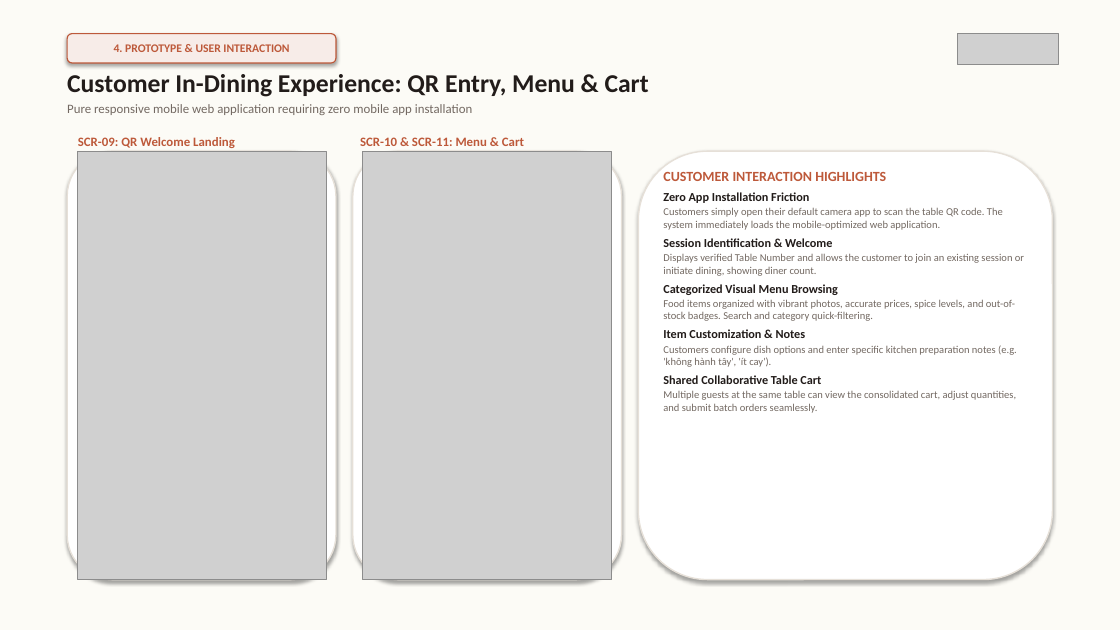
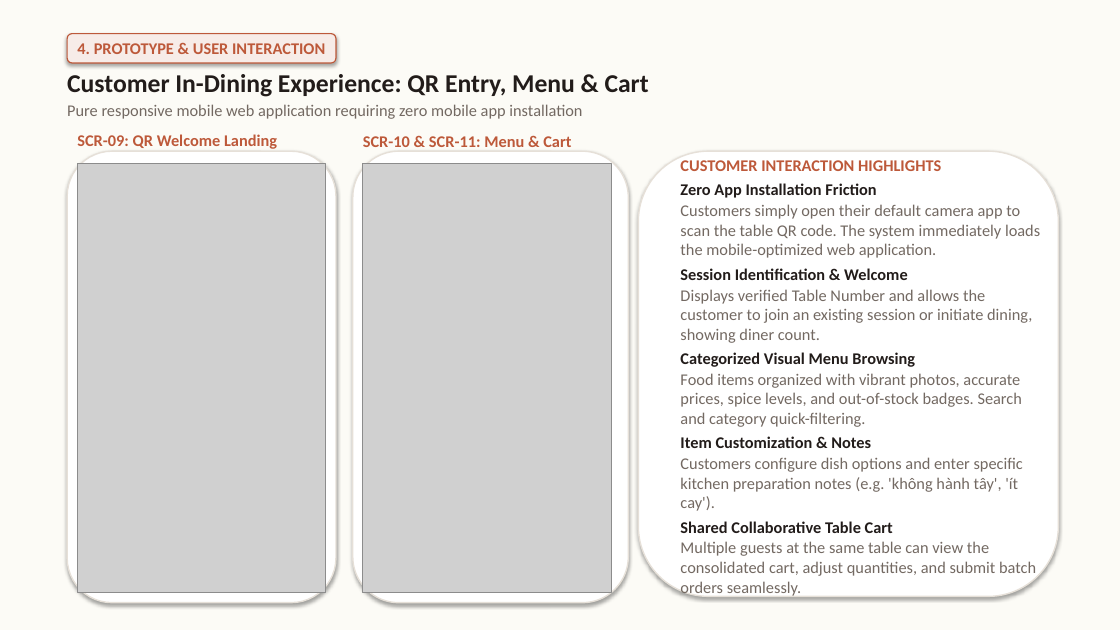
Before and after one commit to GROUP6-ROMS/Restaurant-Ordering-Management-System-ROMS, a slide deck: slide 12 of Documents/ROMS_Project_and_RDS_Overview.pptx. Drawn at 1120x630 pixels with LibreOffice and Linux fonts; fonts in the diff are those of the drawing; grey boxes stand for pictures. Boxes give left, top, right and bottom in pixels: in the first picture for what was removed or moved away, otherwise in the second. Text is boxed around its words. In the diff, an @@ line names an element or a change of style, - is before the commit and + after.

```diff
--- a/Documents/ROMS_Project_and_RDS_Overview.pptx
+++ b/Documents/ROMS_Project_and_RDS_Overview.pptx
@@ rounded rectangle "4. PROTOTYPE & USER INTERACTION" at (67, 34, 336, 63): size 10 to 14 pt @@
@@ picture removed at (958, 34, 1059, 65) @@
@@ text at (67, 104, 582, 119): size 11 to 14 pt in "Pure responsive mobile web application requiring zero ..." @@
@@ text "SCR-09: QR Welcome Landing" at (77, 134, 277, 149): size 11 to 14 pt @@
@@ text "SCR-10 & SCR-11: Menu & ..." at (363, 136, 571, 147): size 11 to 14 pt @@
@@ rounded rectangle: place and size @@
-rounded rectangle at (67, 151, 336, 580)
+rounded rectangle at (67, 151, 336, 602)
@@ picture: place and size @@
-picture at (78, 151, 327, 580)
+picture at (77, 164, 326, 592)
@@ rounded rectangle: place and size @@
-rounded rectangle at (353, 151, 622, 580)
+rounded rectangle at (353, 151, 628, 602)
@@ picture: place and size @@
-picture at (363, 151, 612, 580)
+picture at (363, 164, 612, 592)
@@ rounded rectangle: place and size @@
-rounded rectangle at (639, 151, 1053, 580)
+rounded rectangle at (639, 151, 1059, 597)
@@ text "CUSTOMER INTERACTION HIGHLIGHTS": place and size @@
-text "CUSTOMER INTERACTION HIGHLIGHTS" at (663, 172, 1024, 413)
+text "CUSTOMER INTERACTION HIGHLIGHTS" at (680, 160, 1040, 597)
@@ text "CUSTOMER INTERACTION HIGHLIGHTS" at (680, 160, 1040, 597): size 12 to 14 pt in "CUSTOMER INTERACTION HIGHLIGHTS"; size 10.5 to 14 pt in "Zero App Installation Friction", "Session Identification & Welcome", "Categorized Visual Menu Browsing", "Item Customization & Notes" and 1 more places; size 9 to 14 pt in "Customers simply open their default camera app ...", "Displays verified Table Number and allows the ...", "Food items organized with vibrant photos, accurate ...", "Customers configure dish options and enter specific ..." and 1 more places @@
```
Also in this commit, not shown: 16 other slides changed, 10 other files.
